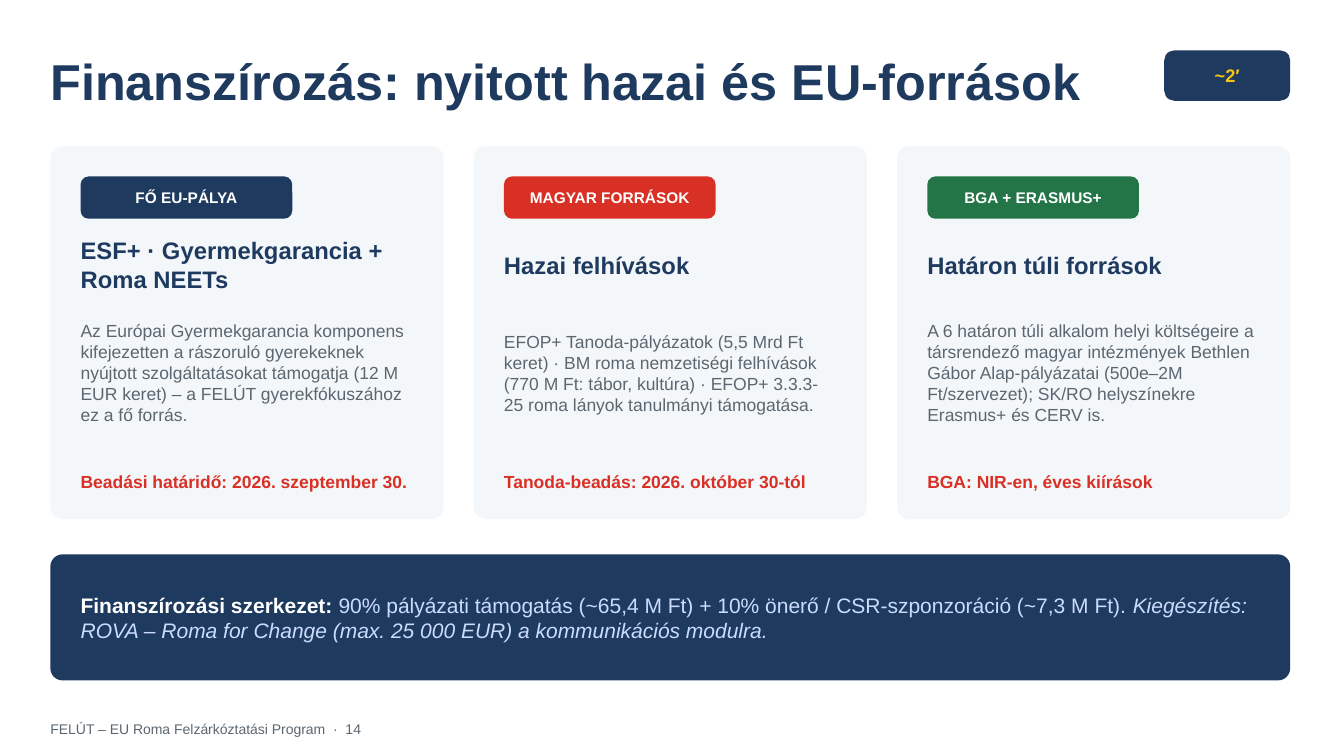
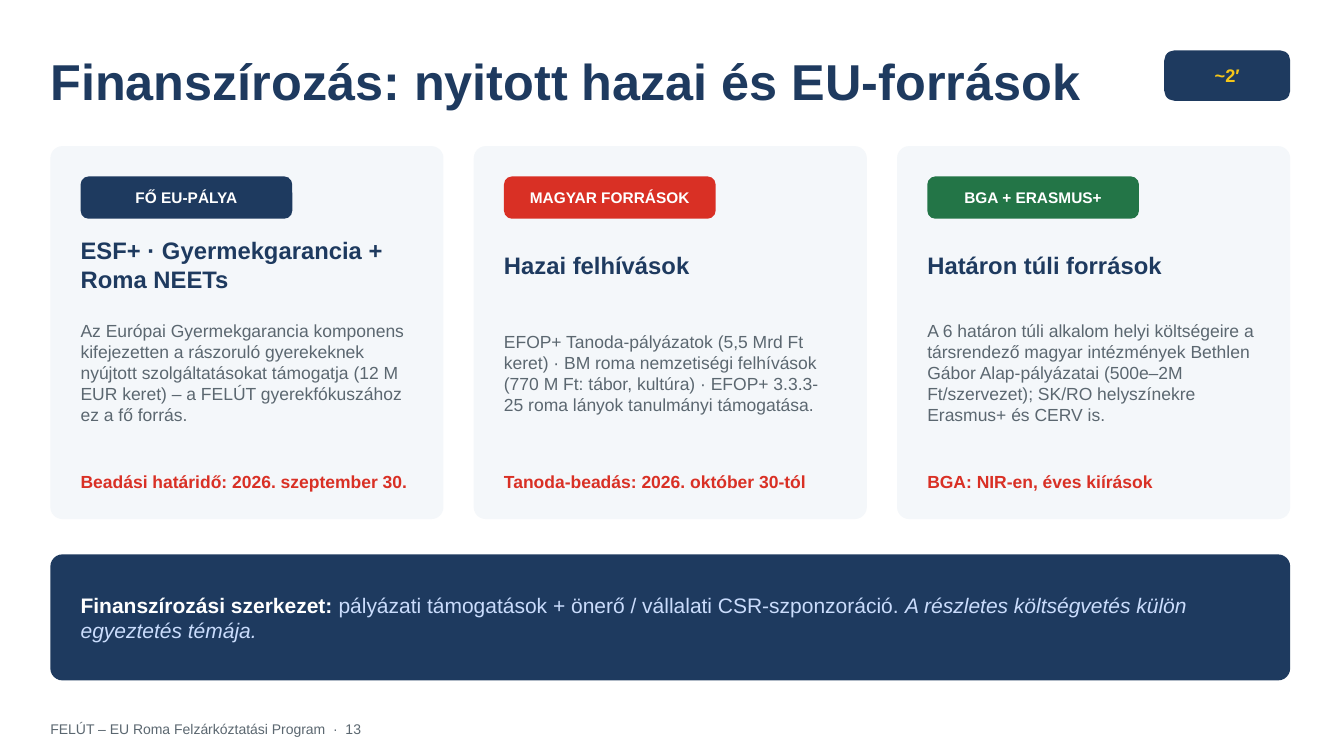
Before and after one commit to ferencszegedi-cmd/aurapro-website, a slide deck: slide 13 of eu-roma-program/prezentacio/FELUT_EU_Roma_Felzarkoztatasi_Program.pptx (slide 14 before the commit). Drawn at 1344x756 pixels with LibreOffice and Linux fonts; fonts in the diff are those of the drawing. Boxes give left, top, right and bottom in pixels: in the first picture for what was removed or moved away, otherwise in the second. Text is boxed around its words. In the diff, an @@ line names an element or a change of style, - is before the commit and + after.

```diff
--- a/eu-roma-program/prezentacio/FELUT_EU_Roma_Felzarkoztatasi_Program.pptx
+++ b/eu-roma-program/prezentacio/FELUT_EU_Roma_Felzarkoztatasi_Program.pptx
@@ text at [81, 597, 1186, 642]: text changed @@
-Finanszírozási szerkezet: 90% pályázati támogatás (~65,4 M Ft) + 10% önerő / CSR-szponzoráció (~7,3 M Ft). Kiegészítés: ROVA – Roma for Change (max. 25 000 EUR) a kommunikációs modulra.
+Finanszírozási szerkezet: pályázati támogatások + önerő / vállalati CSR-szponzoráció. A részletes költségvetés külön egyeztetés témája.
@@ text at [50, 723, 361, 737]: text changed @@
-FELÚT – EU Roma Felzárkóztatási Program · 14
+FELÚT – EU Roma Felzárkóztatási Program · 13
```
Also in this commit, not shown: 5 other slides changed, 1 slide removed, 5 other files.
